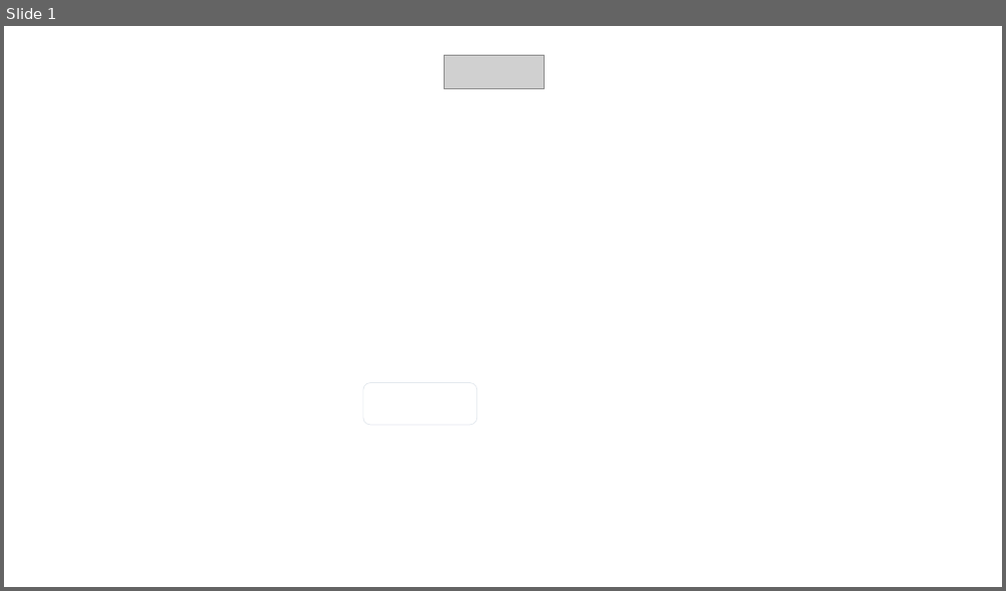
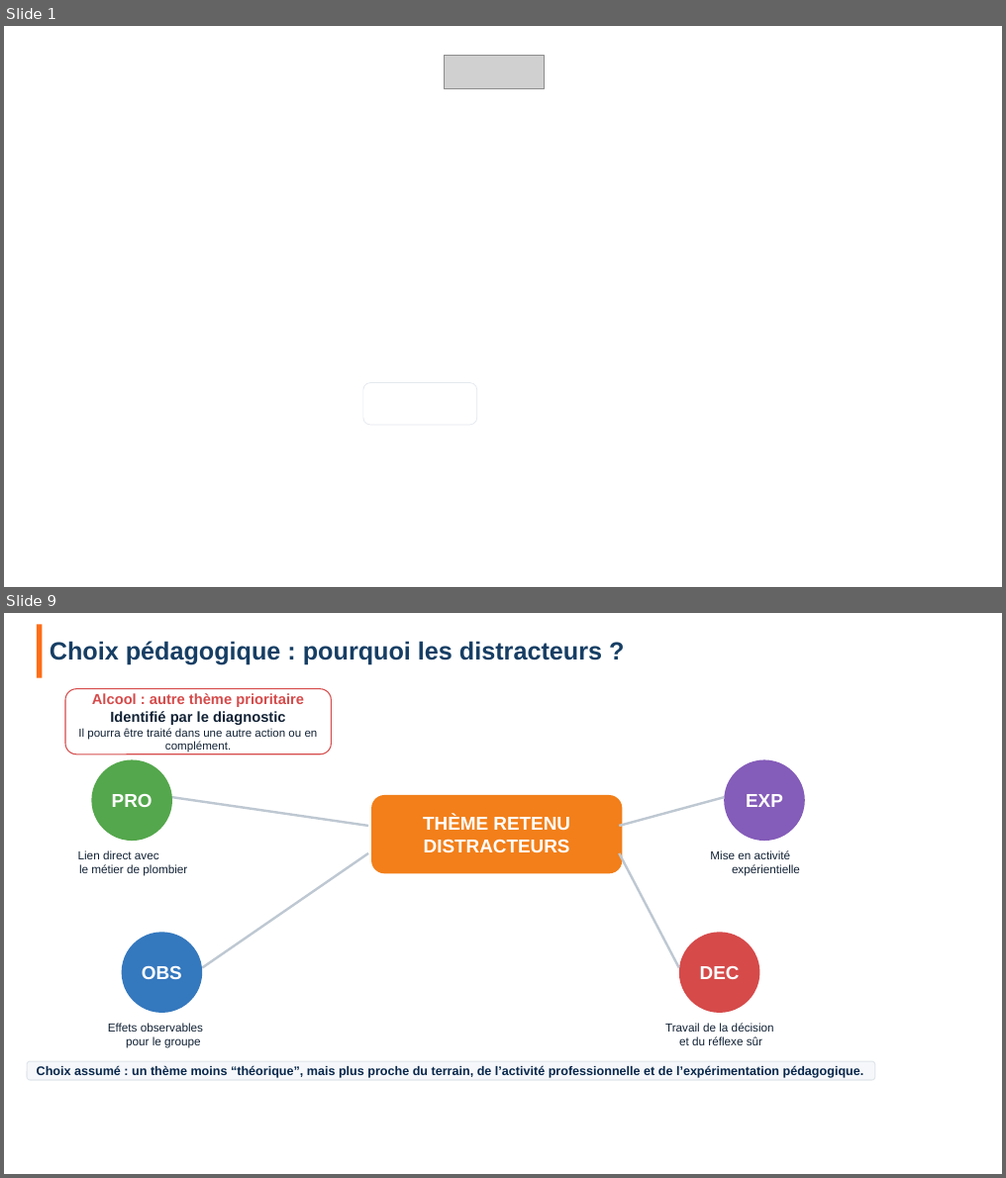
Before and after one commit to SamEva-dev/Memoir-TP-ECSR, a slide deck: Memoire_presentation.pptx. Shown one above the other, each under a label of ours: slide 1 before the commit, slides 1 and 9 after it; the slides between them are not shown. The pictures are 1006x591 and 1006x1178 pixels, drawn with LibreOffice and Linux fonts; fonts in the diff are those of the drawing; grey boxes stand for pictures; background and template pictures are left out. Boxes give left, top, right and bottom in pixels: in the first picture for what was removed or moved away, otherwise in the second. Text is boxed around its words. In the diff, an @@ line names an element or a change of style, - is before the commit and + after.

```diff
--- a/Memoire_presentation.pptx
+++ b/Memoire_presentation.pptx
@@ slide 9 added at (4, 613, 1002, 1174), background picture (left out) @@
@@ rectangle added at (37, 624, 42, 678), fill #FF6D16 @@
@@ text added at (50, 641, 602, 665), 24 pt, text #163E64, bold @@
+Choix pédagogique : pourquoi les distracteurs ?
@@ text added at (767, 624, 969, 658), 12 pt, text #FFFFFF, bold @@
+ECSR • CCP2
@@ rounded rectangle added at (65, 688, 331, 754), fill #FFFFFF, outline #D64A4A 1 pt, 14 pt, text #122235, bold @@
+Alcool : autre thème prioritaire
+Identifié par le diagnostic
+Il pourra être traité dans une autre action ou en complément.
@@ group added at (78, 760, 805, 1049): 4 ellipses, 4 texts, 4 lines, 1 rounded rectangle @@
+THÈME RETENU
+DISTRACTEURS
+PRO
+Lien direct avec
+le métier de plombier
+OBS
+Effets observables
+pour le groupe
+EXP
+Mise en activité
+expérientielle
+DEC
+Travail de la décision
+et du réflexe sûr
@@ rounded rectangle added at (27, 1061, 874, 1080), fill #F5F7FA, outline #E1E6EB 1 pt, 12 pt, text #08274B, bold @@
+Choix assumé : un thème moins “théorique”, mais plus proche du terrain, de l’activité professionnelle et de l’expérimentation pédagogique.
```
Also in this commit, not shown: 16 slides changed, 1 other slide added, 2 slides removed, 23 other files.
